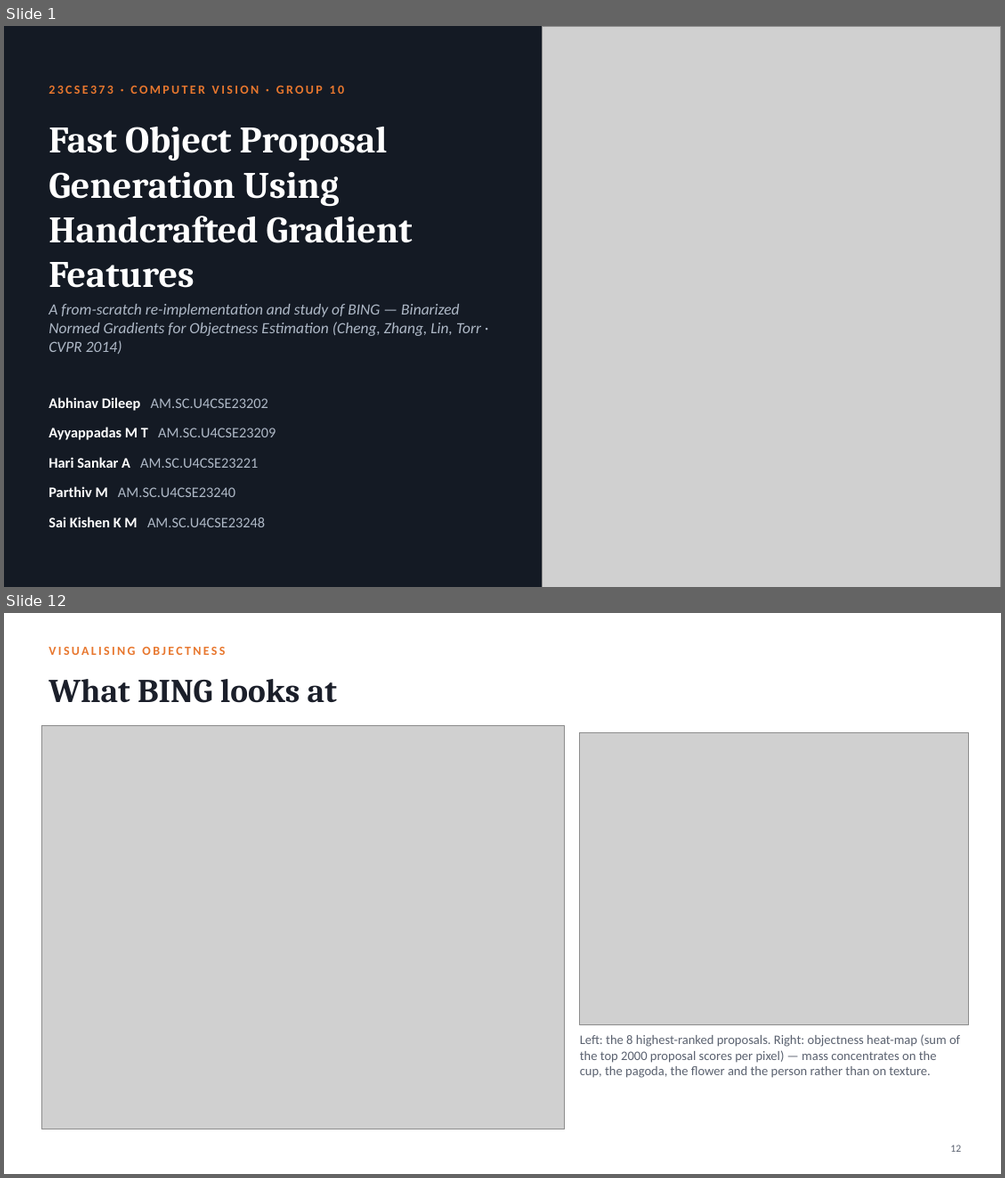
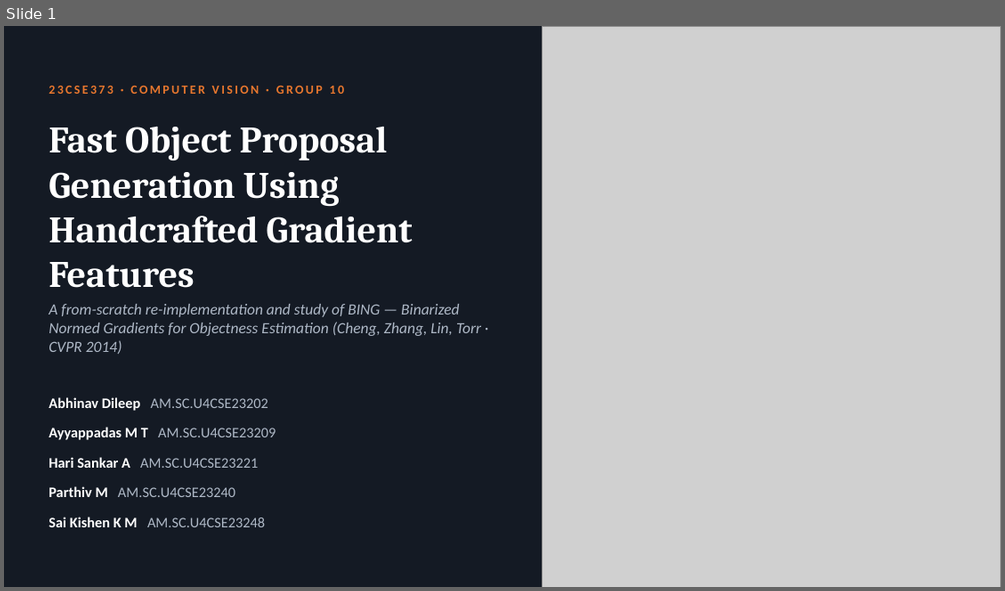
Before and after one commit to hari18305/cvprojectg10, a slide deck: presentation/BING_Objectness_Group10.pptx. Shown one above the other, each under a label of ours: slides 1 and 12 before the commit, slide 1 after it; the slides between them are not shown. The pictures are 1005x1178 and 1005x591 pixels, drawn with LibreOffice and Linux fonts; fonts in the diff are those of the drawing; grey boxes stand for pictures. Boxes give left, top, right and bottom in pixels: in the first picture for what was removed or moved away, otherwise in the second. Text is boxed around its words. In the diff, an @@ line names an element or a change of style, - is before the commit and + after.

```diff
--- a/presentation/BING_Objectness_Group10.pptx
+++ b/presentation/BING_Objectness_Group10.pptx
@@ slide 12 removed at (4, 613, 1001, 1174), background #FFFFFF @@
@@ text removed at (48, 647, 225, 655) @@
-VISUALISING OBJECTNESS
@@ text removed at (48, 679, 337, 703) @@
-What BING looks at
@@ picture removed at (41, 725, 565, 1129) @@
@@ picture removed at (580, 732, 969, 1024) @@
@@ text removed at (580, 1034, 960, 1078) @@
-Left: the 8 highest-ranked proposals. Right: objectness heat-map (sum of the top 2000 proposal scores per pixel) — mass concentrates on the cup, the pagoda, the flower and the person rather than on texture.
@@ text removed at (950, 1144, 961, 1151) @@
-12
```
Also in this commit, not shown: 7 slides changed, 4 slides added, 9 other slides removed, 1 other file.
